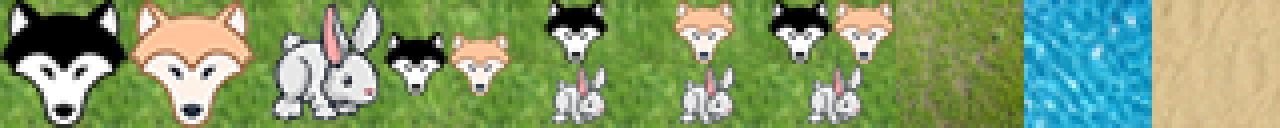
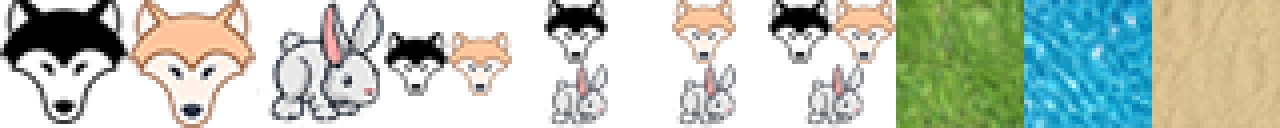
Revision of a layered 1280 x 128 image; what changed, layer by layer:
moved "Слой 0" above "Слой 1", painted on it over [0,0,1024,128]
painted on "Слой 1" over [0,0,1024,128]
added layer "Слой 2" above "Слой 3" over [128,0,256,128]
added layer "Слой 3" above "Слой 4" over [256,0,384,128]
added layer "Слой 4" above "Слой 5" over [384,32,512,96]
added layer "Слой 5" above "Слой 6" over [544,0,608,128]
added layer "Слой 6" above "Слой 7" over [672,0,736,128]
added layer "Слой 7" above "Слой 8" over [768,0,896,128]
added layer "Слой 8" above "Слой 9" over [896,0,1024,128]
